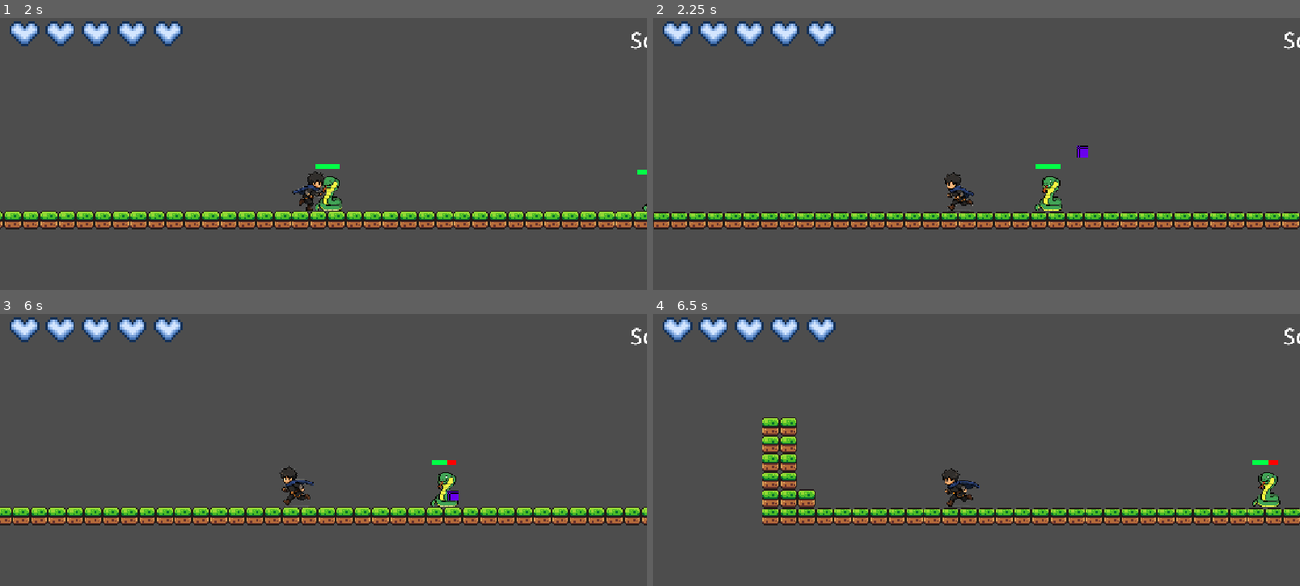
Above: before the commit, frames 1-4 (two rows, left to right).
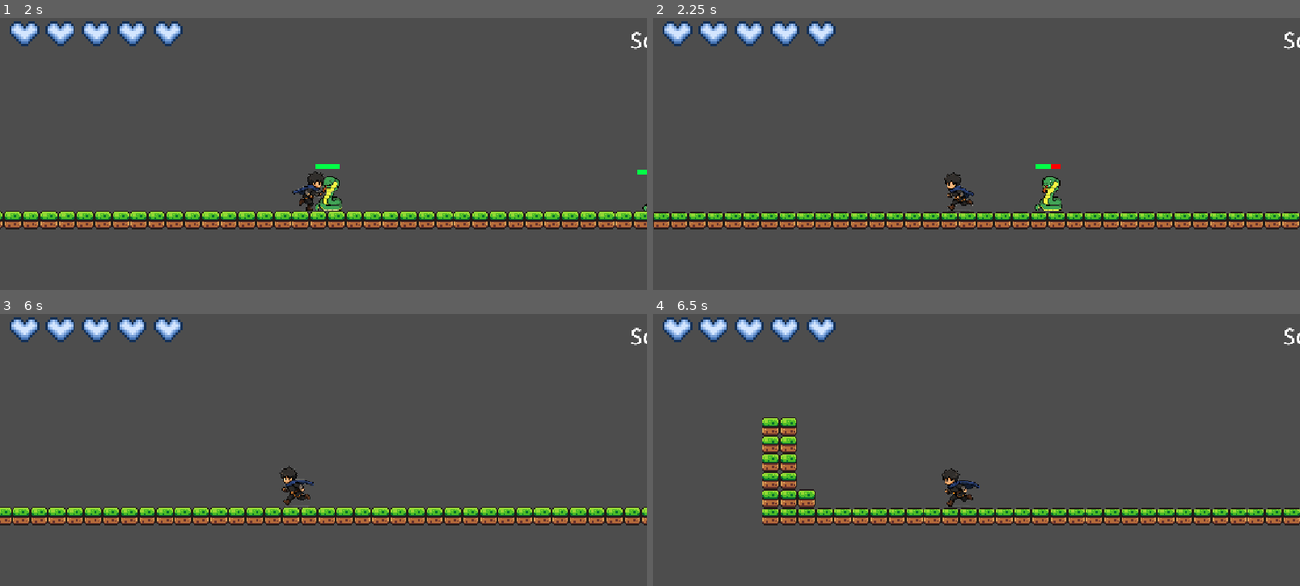
Above: after the commit, the same moments.

Repository: Riel-21/Godot-Game-Project-TCC
Game: Godot game, scene res://Scenes/Testing - Gabriel.tscn
Two runs of this game, one before a commit and one after it. Both use one fixed random seed, a clock stepped at 60 frames per second and the inputs below.
Inputs (mouse positions are in pixels of both pictures, inside the frame that each line leads up to):
- Up to frame 1 (2 s): tap Enter (ui_accept) at 0.5 s; move the mouse to (465, 181) at 0.52 s; hold Right (ui_right) from 0.53 s (still down); tap Q (attack) at 0.6 s; tap Space (jump) at 0.77, 1.52 s; move the mouse to (194, 216) at 1.27 s; tap C (dash) at 1.35 s
- Up to frame 2 (2.25 s): move the mouse to (1041, 118) at 2.02 s; release Right (ui_right) at 2.03 s; hold Left (ui_left) from 2.03 s (still down); hold Right mouse button (shoot) from 2.03 s (still down)
- Up to frame 3 (6 s): move the mouse to (291, 566) at 2.77 s; release Left (ui_left) at 2.78 s; release Right mouse button (shoot) at 2.78 s; hold Right (ui_right) 2.78-4.28 s; tap F (toggle attack mode) at 2.85, 5.85 s; tap Space (jump) at 3.02, 3.77, 4.52 s; move the mouse to (517, 550) at 3.52 s; tap Q (attack) at 3.6 s; move the mouse to (129, 441) at 4.27 s; hold Left (ui_left) 4.28-5.03 s; tap C (dash) at 4.35 s; move the mouse to (355, 496) at 5.02 s; hold Right (ui_right) 5.03-5.78 s; hold Right mouse button (shoot) 5.03-5.78 s; move the mouse to (226, 403) at 5.77 s; hold Left (ui_left) from 5.78 s (still down)
- Up to frame 4 (6.5 s): keep holding Left (ui_left); tap Space (jump) at 6.02 s

Frame 1 is identical in both runs. In frame 2, 0.1% of the frame differs, in the area x 61-68%, y 46-56%; in frame 3, 0.4%, in the area x 66-71%, y 53-71%; in frame 4, 0.4%.
Error before the commit: Invalid call to function 'take_damage' in base 'CharacterBody2D (snake.gd)'. Expected 1 argument(s). (res://Scripts/scripts/player_bullet.gd:14)

Commit message:
Fixing last touches

Diff:
--- a/Scenes/snake - target_player.tscn
+++ b/Scenes/snake - target_player.tscn
@@ -18,7 +18,9 @@
 [sub_resource type="RectangleShape2D" id="RectangleShape2D_gp35k"]
 size = Vector2(26, 29)
 
-[node name="Snake - Target Player" type="CharacterBody2D" unique_id=2111111415]
+[node name="Snake - Target Player" type="CharacterBody2D" unique_id=2111111415 groups=["snake"]]
+collision_layer = 4
+collision_mask = 3
 script = ExtResource("1_gp35k")
 
 [node name="Collision_Hurt" type="CollisionShape2D" parent="." unique_id=880050672]
--- a/Scripts/scripts/golem_boss.gd
+++ b/Scripts/scripts/golem_boss.gd
@@ -11,9 +11,11 @@
 var health = 100:
 	set(value):
 		health = value
-		progress_bar.value = value
+		if progress_bar:
+			progress_bar.value = value
 		if value <= 0:
-			progress_bar.visible = false
+			if progress_bar:
+				progress_bar.visible = false
 			find_child("FiniteStateMachine").change_state("Death")
 		elif value <= progress_bar.max_value / 2 and DEF == 0:
 			DEF = 5
@@ -22,6 +24,9 @@
 
 func _ready():
 	set_physics_process(false)
+	if progress_bar:
+		progress_bar.max_value = health
+		progress_bar.value = health
 
 
 func _process(delta):
@@ -47,5 +52,8 @@
 	move_and_collide(velocity * delta)
 
 
-func take_damage():
-	health -= 10 - DEF
+# Updated to accept 'amount' from the bullet!
+func take_damage(amount: int = 10):
+	# Applies defense mitigation: reduces damage by DEF (minimum 1 damage taken)
+	var final_damage = max(1, amount - DEF)
+	health -= final_damage
--- a/Scripts/scripts/player_bullet.gd
+++ b/Scripts/scripts/player_bullet.gd
@@ -2,7 +2,7 @@
 
 var direction = Vector2.RIGHT
 var speed = 300
-
+@export var damage_amount: int = 15 #Set bullet damage here
 
 func _physics_process(delta):
 	position += direction * speed * delta
@@ -11,10 +11,10 @@
 func _on_body_entered(body):
 	# Only try to damage things that actually have a take_damage method (like enemies)
 	if body.has_method("take_damage"):
-		body.take_damage()
+		body.take_damage(damage_amount)
 	else:
 		if body.is_in_group("snake"):
-			body.take_damage()
+			body.take_damage(damage_amount)
 	# Whether it hit an enemy or a TileMap wall, the bullet should always delete itself on impact
 	queue_free()
 
--- /dev/null
+++ b/test_boss.tscn
@@ -0,0 +1,17 @@
+[gd_scene format=3 uid="uid://dutctj8k4yh0y"]
+
+[ext_resource type="PackedScene" uid="uid://brc4swcm8cpuq" path="res://Scenes/golem_boss.tscn" id="1_y0omj"]
+[ext_resource type="PackedScene" uid="uid://be8qbmt0fe144" path="res://Scenes/player.tscn" id="2_wrr5v"]
+[ext_resource type="PackedScene" uid="uid://bvu5xnddp5ug2" path="res://Scenes/tile_map.tscn" id="3_wrr5v"]
+
+[node name="Test Boss" type="Node2D" unique_id=1613161970]
+
+[node name="GolemBoss" parent="." unique_id=1541148254 instance=ExtResource("1_y0omj")]
+position = Vector2(392, 425)
+
+[node name="Evren" parent="." unique_id=1513868683 instance=ExtResource("2_wrr5v")]
+position = Vector2(28.000122, 433.00006)
+
+[node name="TileMap" parent="." unique_id=321276071 instance=ExtResource("3_wrr5v")]
+position = Vector2(-113, 645)
+layer_0/tile_data = PackedInt32Array(-458755, 0, 0, -458754, 0, 0, -458753, 0, 0, -524288, 0, 0, -524287, 0, 0, -524286, 0, 0, -524285, 0, 0, -524284, 0, 0, -524283, 0, 0, -524282, 0, 0, -524281, 0, 0, -524280, 0, 0, -524279, 0, 0, -524278, 0, 0, -524277, 0, 0, -524276, 0, 0, -524275, 0, 0, -524274, 0, 0, -524273, 0, 0, -524272, 0, 0, -524271, 0, 0, -524270, 0, 0, -524269, 0, 0, -524268, 0, 0, -524267, 0, 0, -524266, 0, 0, -524265, 0, 0, -524264, 0, 0, -524263, 0, 0, -524262, 0, 0, -524261, 0, 0, -524260, 0, 0, -524259, 0, 0, -524258, 0, 0, -524257, 0, 0, -524256, 0, 0, -524255, 0, 0, -524254, 0, 0, -524253, 0, 0, -524252, 0, 0, -524251, 0, 0, -524250, 0, 0, -524249, 0, 0, -524248, 0, 0, -524247, 0, 0, -524246, 0, 0, -524245, 0, 0, -524244, 0, 0, -524243, 0, 0, -524242, 0, 0, -524241, 0, 0, -524240, 0, 0, -524239, 0, 0, -524238, 0, 0, -458702, 0, 0, -458701, 0, 0)
